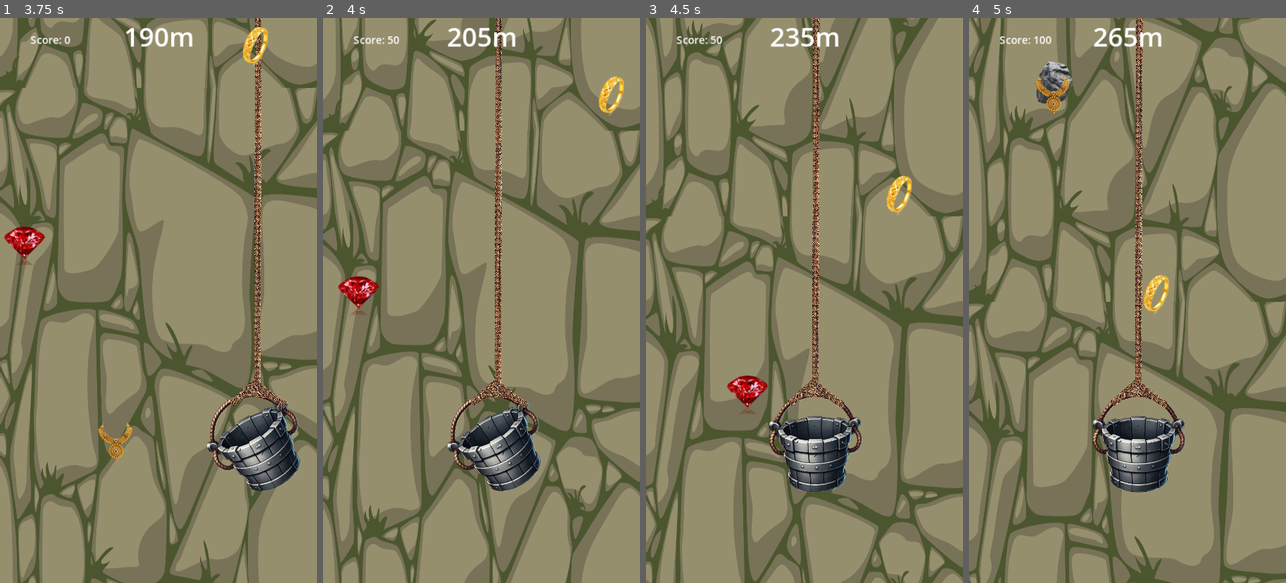
Above: before the commit, frames 1-4 (left to right).
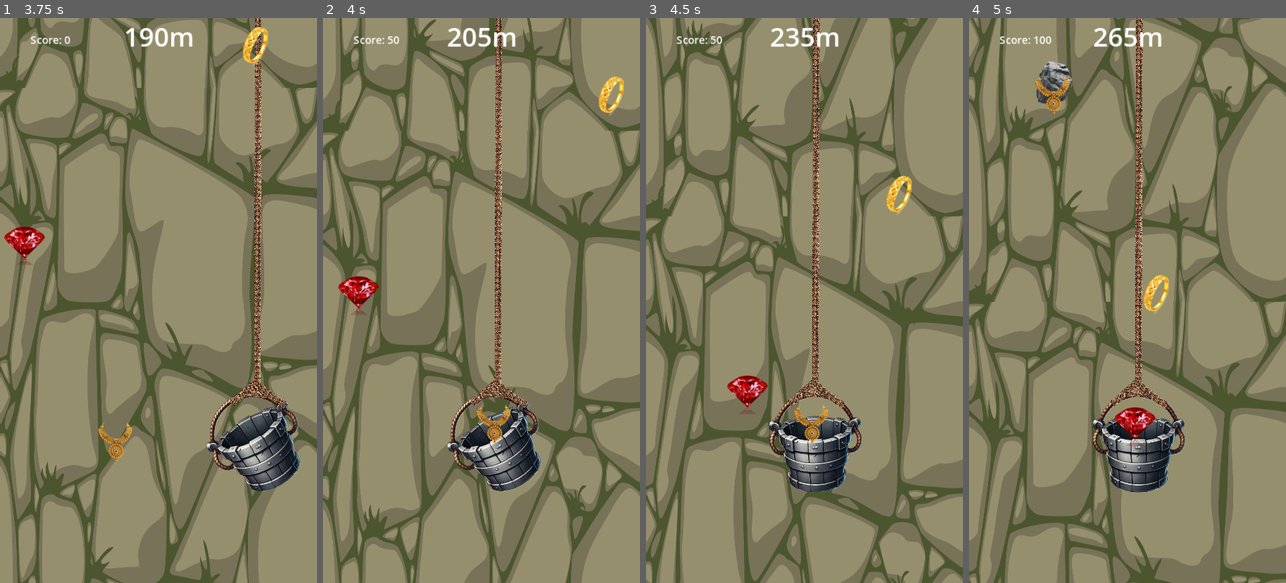
Above: after the commit, the same moments.

Repository: RehmahMuneeb/WWC
Game: Godot game, scene res://scenes/main.tscn
Same seed, same stepped clock (60 frames per second), same inputs: the game is played once before the commit and once after it.
Inputs (mouse positions are in pixels of both pictures, inside the frame that each line leads up to):
- Up to frame 1 (3.75 s): click "Play" at 0.5 s; move the mouse to (228, 272) at 1.27 s; click (228, 272) at 1.42 s; drag from (95, 328) to (171, 470) at 2.02 s; move the mouse to (190, 176) at 2.77 s; click (190, 176) at 2.92 s; drag from (142, 413) to (63, 215) at 3.52 s
- Up to frame 2 (4 s): no input
- Up to frame 3 (4.5 s): move the mouse to (899, 385) at 4.27 s; click (899, 385) at 4.42 s
- Up to frame 4 (5 s): no input

Frame 1 is identical in both runs. In frame 2, 0.3% of the frame differs, in the area x 48-60%, y 68-76%; in frame 3, 0.3%; in frame 4, 0.5%, in the area x 46-59%, y 68-76%.

Commit message:
Jewel Attachment

Diff:
--- a/scenes/bucket.tscn
+++ b/scenes/bucket.tscn
@@ -18,3 +18,6 @@
 points = PackedVector2Array(250, -69.7293, 248, 647.754, 245.921, 627.608, 209, 661.194, 228, 645.687, 256, 646.72, 251, 633.28, 266, 645.687, 272, 650.856, 291, 664.296)
 texture = ExtResource("3_3rh06")
 texture_mode = 1
+
+[node name="JewelContainer" type="Node2D" parent="."]
+position = Vector2(243, 669)
--- a/scripts/bucket.gd
+++ b/scripts/bucket.gd
@@ -6,6 +6,8 @@
 var drag_previous_position = Vector2.ZERO
 const DRAG_THRESHOLD = 6.0
 const MAX_ROTATION = 30.0  # Maximum rotation angle
+
+@onready var jewel_container = $JewelContainer
 
 func _ready() -> void:
 	$Area2D.body_entered.connect(_on_body_entered)
@@ -42,7 +44,28 @@
 
 func _on_body_entered(body: Node2D) -> void:
 	if body.is_in_group("jewel"):
+		# Get the jewel's texture
+		var jewel_texture = body.get_node("Sprite2D").texture
+
+		# Remove the existing jewel in the container (if any)
+		if jewel_container.get_child_count() > 0:
+			var existing_jewel = jewel_container.get_child(0)
+			jewel_container.remove_child(existing_jewel)
+			existing_jewel.queue_free()
+
+		# Create a new Sprite2D node with the jewel's texture
+		var new_jewel_sprite = Sprite2D.new()
+		new_jewel_sprite.texture = jewel_texture
+
+		# Add the new Sprite2D to the JewelContainer
+		jewel_container.add_child(new_jewel_sprite)
+
+		# Position the jewel at the center of the container
+		new_jewel_sprite.position = Vector2.ZERO
+
+		# Remove the original jewel node from the scene
 		body.queue_free()
+
 		print("Jewel collected!")
 		Global.score += 50
 		print("Score: ", Global.score)
